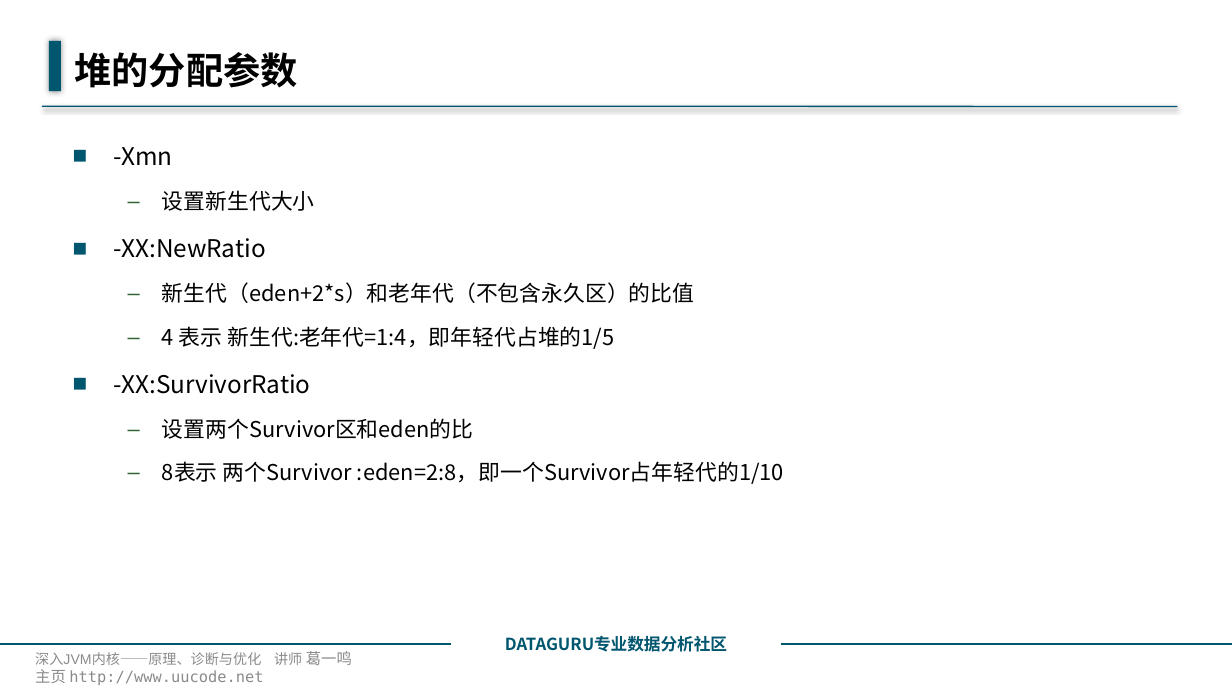
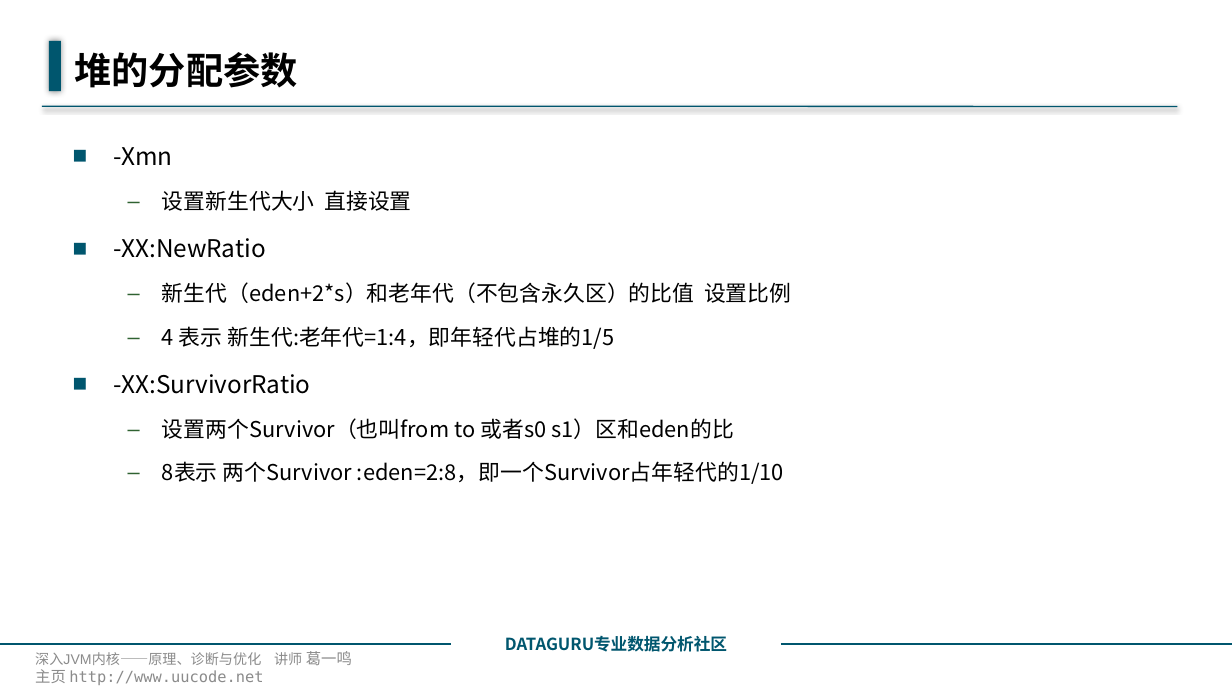
Before and after one commit to 1606884098/javabase, a slide deck: slide 14 of javabase1Jvm/src/main/java/com/javabase/jvm1runtime/runtimeDetail/3.常用JVM配置参数.pptx. Drawn at 1232x692 pixels with LibreOffice and Linux fonts; fonts in the diff are those of the drawing; background and template pictures are left out. Boxes give left, top, right and bottom in pixels: in the first picture for what was removed or moved away, otherwise in the second. Text is boxed around its words. In the diff, an @@ line names an element or a change of style, - is before the commit and + after.

```diff
--- a/javabase1Jvm/src/main/java/com/javabase/jvm1runtime/runtimeDetail/3.常用JVM配置参数.pptx
+++ b/javabase1Jvm/src/main/java/com/javabase/jvm1runtime/runtimeDetail/3.常用JVM配置参数.pptx
@@ text at (x1=162, y1=190, x2=412, y2=211): text changed @@
-  – 设置新生代大小
+  – 设置新生代大小 直接设置
@@ text at (x1=162, y1=282, x2=791, y2=303): text changed @@
-  – 新生代（eden+2*s）和老年代（不包含永久区）的比值
+  – 新生代（eden+2*s）和老年代（不包含永久区）的比值 设置比例
@@ text at (x1=162, y1=418, x2=734, y2=439): text changed @@
-  – 设置两个Survivor区和eden的比
+  – 设置两个Survivor（也叫from to 或者s0 s1）区和eden的比
```
Also in this commit, not shown: 1 other slide changed, 7 other files.
